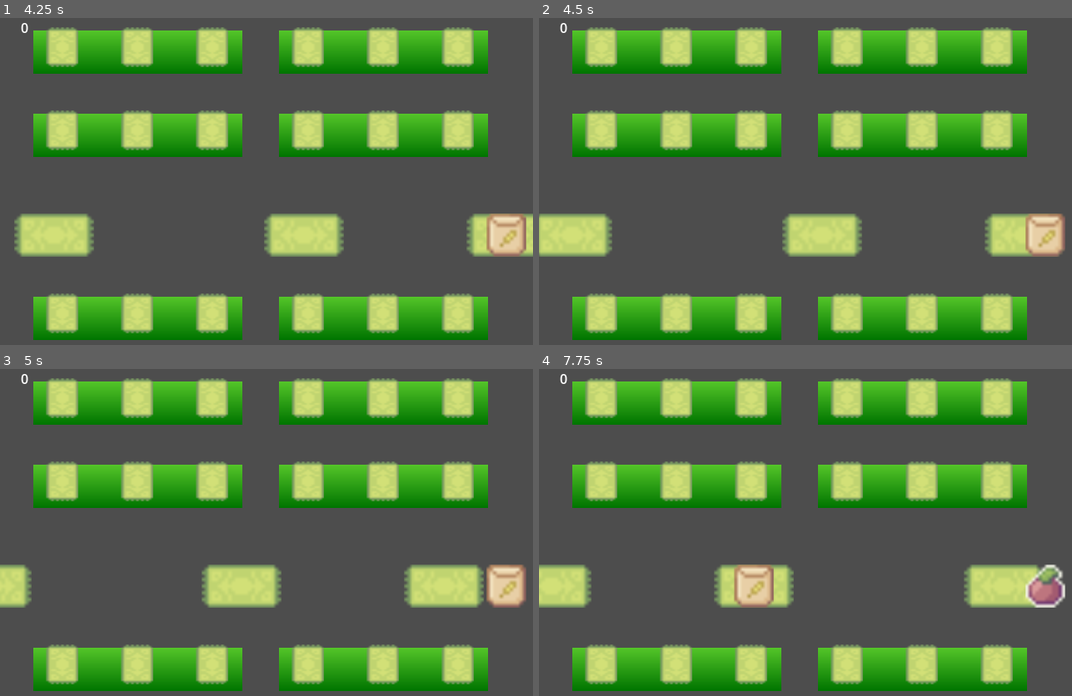
Above: before the commit, frames 1-4 (two rows, left to right).
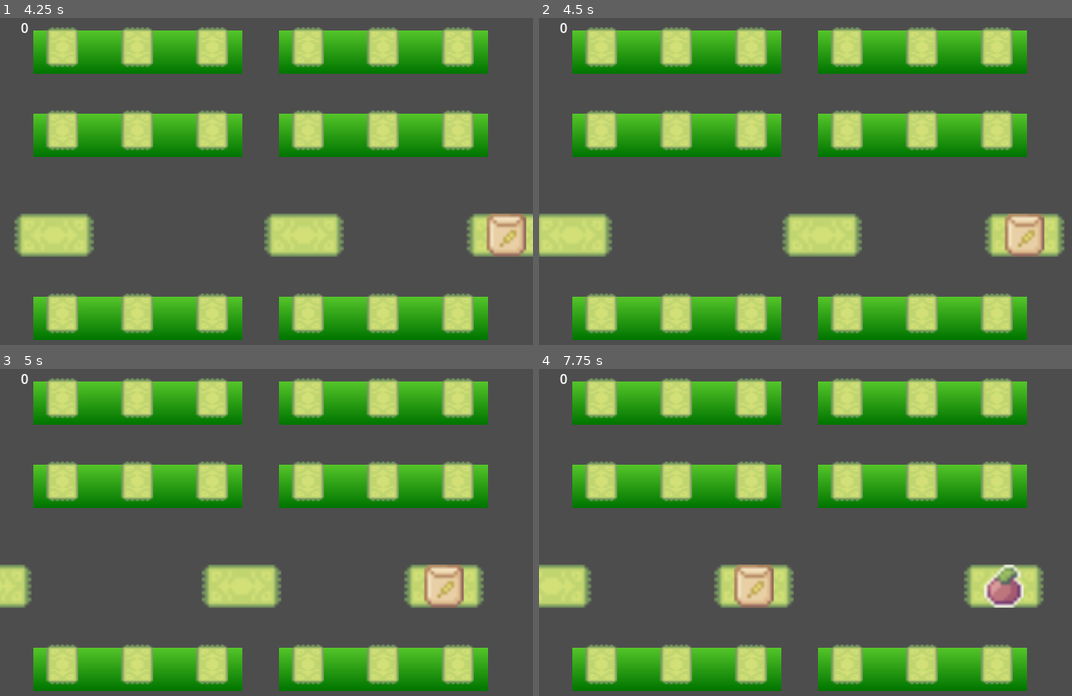
Above: after the commit, the same moments.

Repository: andrewcrisp/shelfsortinggame
Game: Godot game, scene res://scenes/level.tscn
Two runs of this game, one before a commit and one after it. Both use one fixed random seed, a clock stepped at 60 frames per second and the inputs below.
Inputs (mouse positions are in pixels of both pictures, inside the frame that each line leads up to):
- Up to frame 1 (4.25 s): move the mouse to (383, 184) at 0.52 s; click (383, 184) at 0.6 s; move the mouse to (159, 224) at 1.27 s; click (159, 224) at 1.35 s; move the mouse to (319, 116) at 2.02 s; click (319, 116) at 2.1 s; move the mouse to (239, 286) at 2.77 s; click (239, 286) at 2.85 s; move the mouse to (426, 266) at 3.52 s; click (426, 266) at 3.6 s
- Up to frame 2 (4.5 s): move the mouse to (1045, 233) at 4.27 s; click (1045, 233) at 4.35 s
- Up to frame 3 (5 s): no input
- Up to frame 4 (7.75 s): move the mouse to (832, 555) at 5.02 s; click (832, 555) at 5.1 s; move the mouse to (725, 457) at 5.77 s; click (725, 457) at 5.85 s; move the mouse to (922, 535) at 6.52 s; click (922, 535) at 6.6 s; move the mouse to (1045, 584) at 7.27 s; click (1045, 584) at 7.35 s

Frame 1 is identical in both runs. In frame 2, 1.2% of the frame differs, in the area x 87-99%, y 59-74%; in frame 3, 1.9%, in the area x 79-99%, y 59-74%; in frame 4, 1.5%.

Commit message:
Convert to dragging vs clicking

Diff:
--- a/scripts/sortable.gd
+++ b/scripts/sortable.gd
@@ -19,21 +19,20 @@
 	var rect: RectangleShape2D = colshape.shape
 	rect.size = spriteSize * 1.1
 
+func _input(event: InputEvent) -> void:
+	if event is InputEventMouseButton:
+		if event.pressed:
+			tryGrab()
+		else:
+			if isFollowingMouse:
+				drop()
+
 func _process(_delta: float) -> void:
-	if Input.is_action_just_pressed("click"):
-		handleClick()
-
 	if isFollowingMouse:
 		move()
-
+		#
 func move():
 	get_parent().position = get_global_mouse_position()
-
-func handleClick():
-	if isFollowingMouse:
-		drop()
-	else:
-		tryGrab()
 
 func drop():
 	level.drop_item()
Not shown, changed: export_presets.cfg
